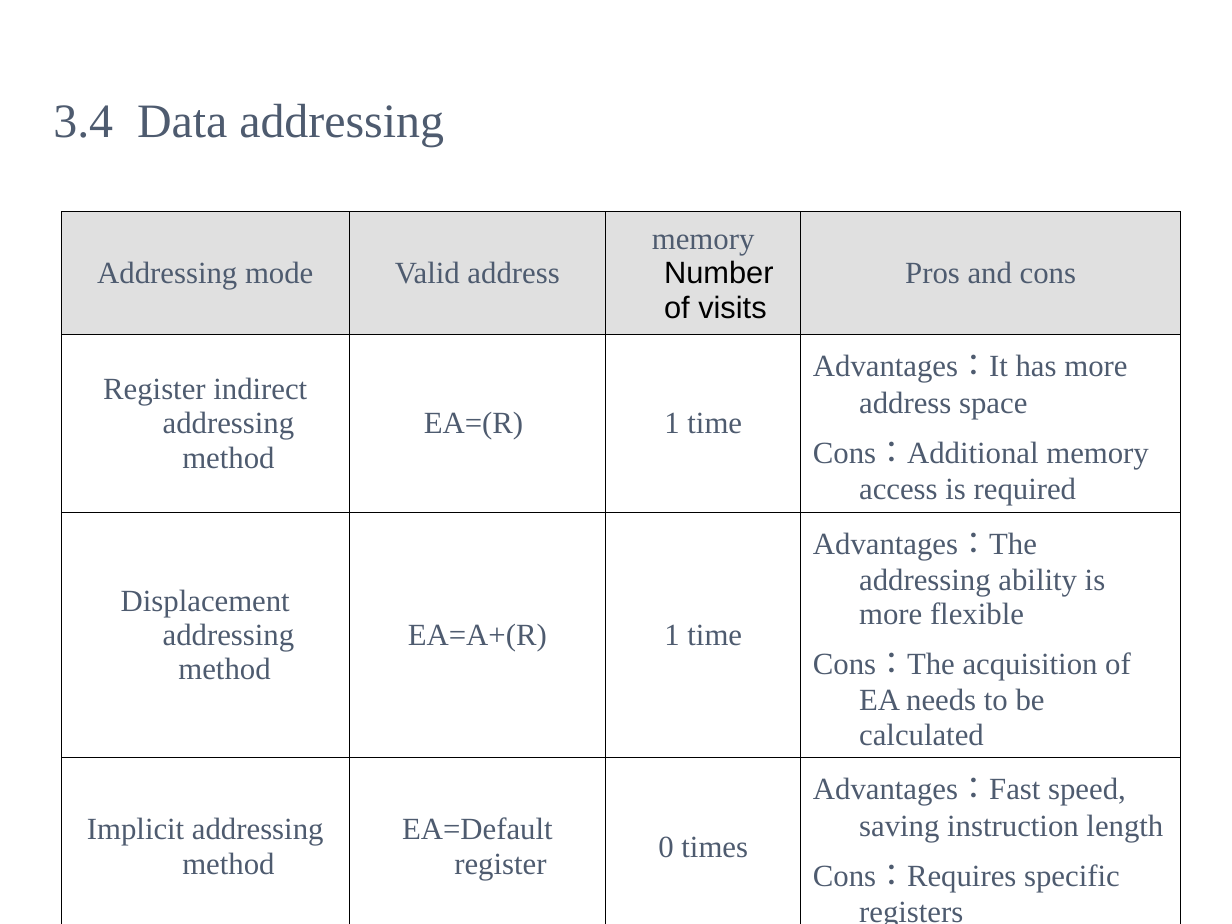
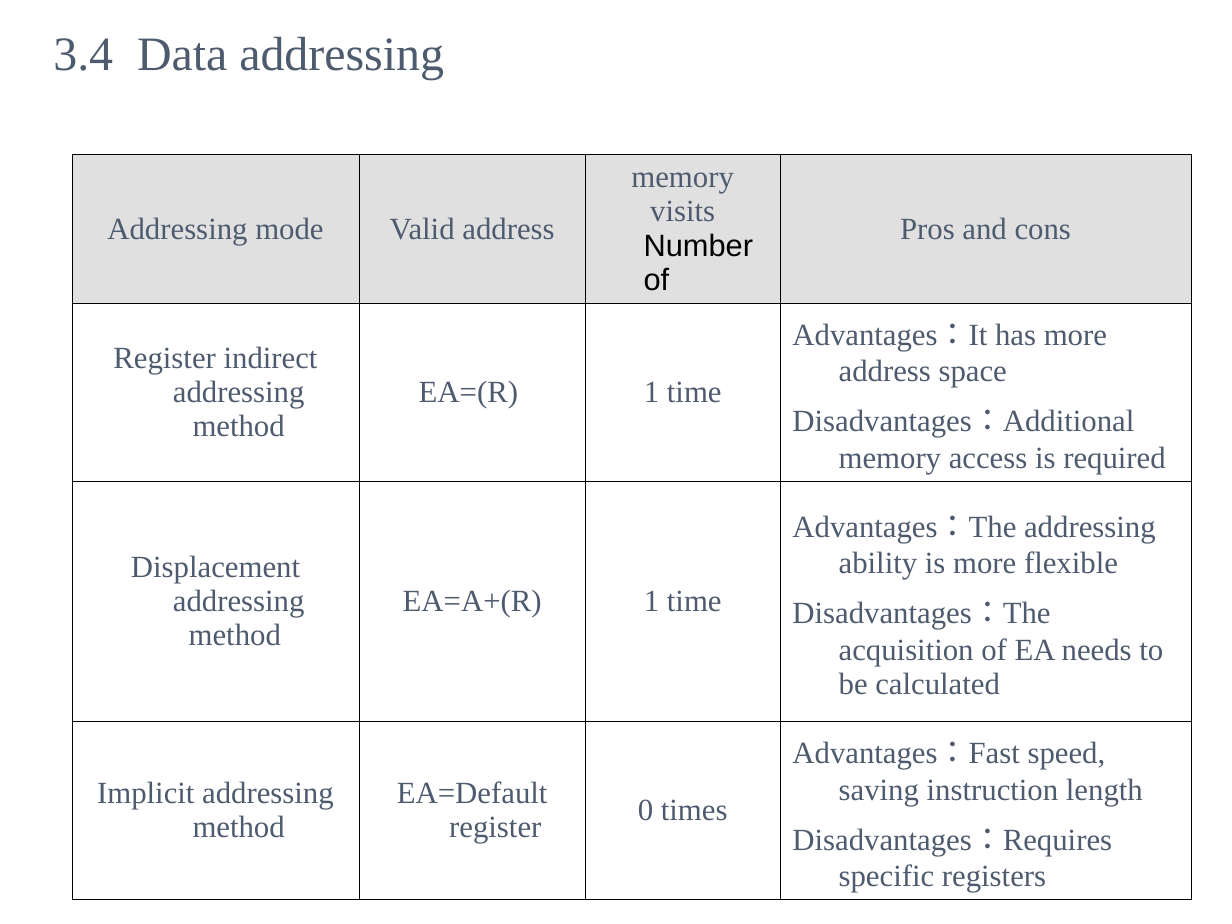
Before and after one commit to kevincdj3269-hash/CLASS-Comptuer-Architecture-, a slide deck: slide 87 of Course/ch03.ppt. Drawn at 1232x924 pixels with LibreOffice and Linux fonts; fonts in the diff are those of the drawing; background and template pictures are left out. Boxes give left, top, right and bottom in pixels: in the first picture for what was removed or moved away, otherwise in the second. Text is boxed around its words. In the diff, an @@ line names an element or a change of style, - is before the commit and + after.

```diff
--- a/Course/ch03.ppt
+++ b/Course/ch03.ppt
@@ title "3.4 Data addressing": place and size @@
-title "3.4 Data addressing" at (53, 103, 444, 147)
+title "3.4 Data addressing" at (53, 36, 444, 80)
@@ table at (71, 154, 1189, 896) @@
-row 1, column 3: memory / Number of visits
+row 1, column 3: memory / visits / Number of
-row 2, column 4: Advantages：It has more address space / Cons：Additional memory access is required
+row 2, column 4: Advantages：It has more address space / Disadvantages：Additional memory access is required
-row 3, column 4: Advantages：The addressing ability is more flexible / Cons：The acquisition of EA needs to be calculated
+row 3, column 4: Advantages：The addressing ability is more flexible / Disadvantages：The acquisition of EA needs to be calculated
-row 4, column 4: Advantages：Fast speed, saving instruction length / Cons：Requires specific registers
+row 4, column 4: Advantages：Fast speed, saving instruction length / Disadvantages：Requires specific registers
@@ table: place and size @@
-table at (62, 212, 1179, 924)
+table at (71, 154, 1189, 896)
```
Also in this commit, not shown: 41 other slides changed.
